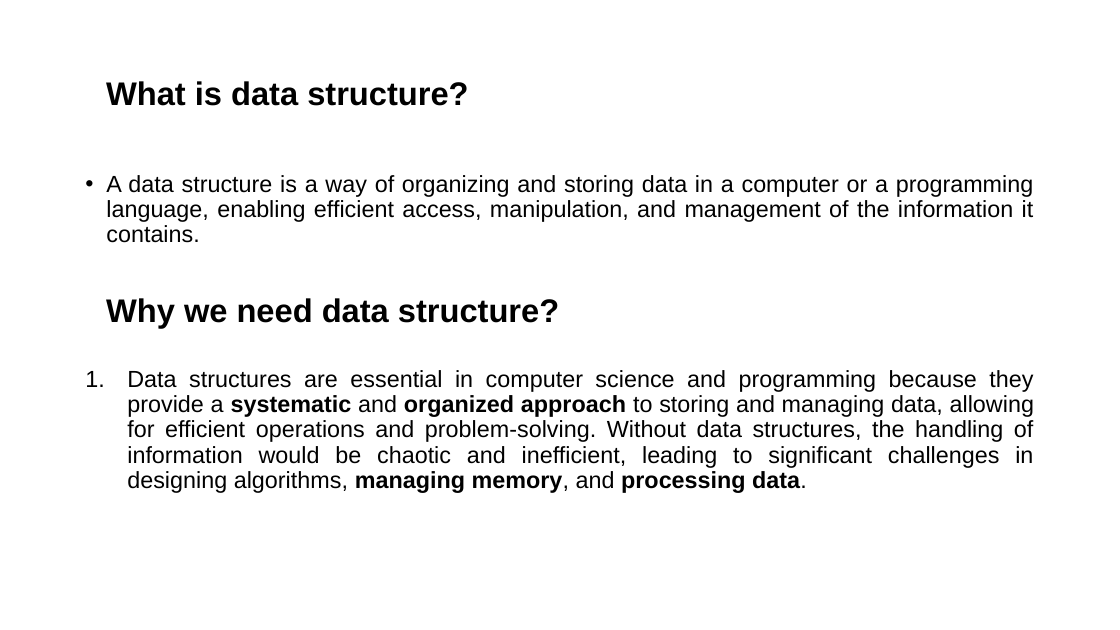
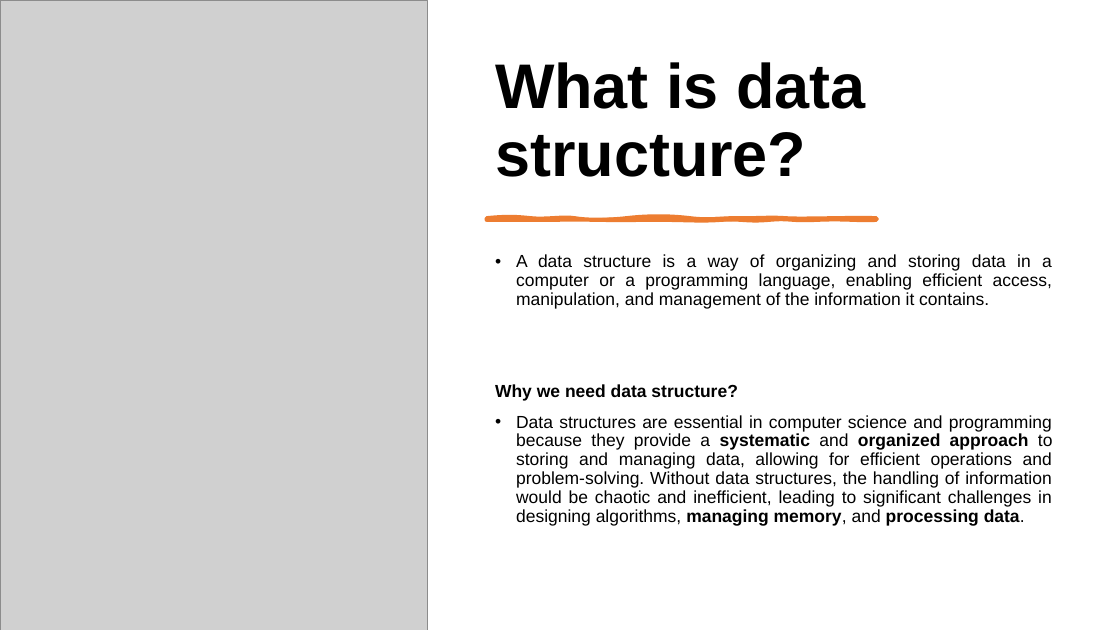
Before and after one commit to alaminbhuyan/DSA-In-Python, a slide deck: slide 4 of Data Structure & Algorithm PDF/DSA.pptx. Drawn at 1120x630 pixels with LibreOffice and Linux fonts; fonts in the diff are those of the drawing; grey boxes stand for pictures. Boxes give left, top, right and bottom in pixels: in the first picture for what was removed or moved away, otherwise in the second. Text is boxed around its words. In the diff, an @@ line names an element or a change of style, - is before the commit and + after.

```diff
--- a/Data Structure & Algorithm PDF/DSA.pptx
+++ b/Data Structure & Algorithm PDF/DSA.pptx
@@ picture added at box(0, 0, 428, 630) @@
@@ title "What is data structure?": place and size @@
-title "What is data structure?" at box(106, 81, 468, 106)
+title "What is data structure?" at box(495, 62, 865, 177)
@@ title "What is data structure?" at box(495, 62, 865, 177): size 28 to 54 pt; vertical alignment middle to bottom @@
@@ freeform shape added at box(486, 218, 876, 220), fill #ED7D31, outline #ED7D31 3.5 pt @@
@@ text "A data structure is a ...": place and size @@
-text "A data structure is a ..." at box(106, 175, 1034, 243)
+text "A data structure is a ..." at box(495, 254, 1053, 526)
@@ text at box(516, 254, 1052, 309): size 20 to 15 pt in "A data structure is a way of ..." @@
@@ text removed at box(106, 298, 559, 328) @@
-Why we need data structure?
@@ text removed at box(127, 370, 1034, 493) @@
-1. Data structures are essential in computer science and programming because they provide a systematic and organized approach to storing and managing data, allowing for efficient operations and problem-solving. Without data structures, the handling of information would be chaotic and inefficient, leading to significant challenges in designing algorithms, managing memory, and processing data.
@@ text at box(495, 384, 1053, 526): paragraphs added @@
+Why we need data structure?
+• Data structures are essential in computer science and programming because they provide a systematic and organized approach to storing and managing data, allowing for efficient operations and problem-solving. Without data structures, the handling of information would be chaotic and inefficient, leading to significant challenges in designing algorithms, managing memory, and processing data.
```
Also in this commit, not shown: 9 other slides changed, 1 other file.
